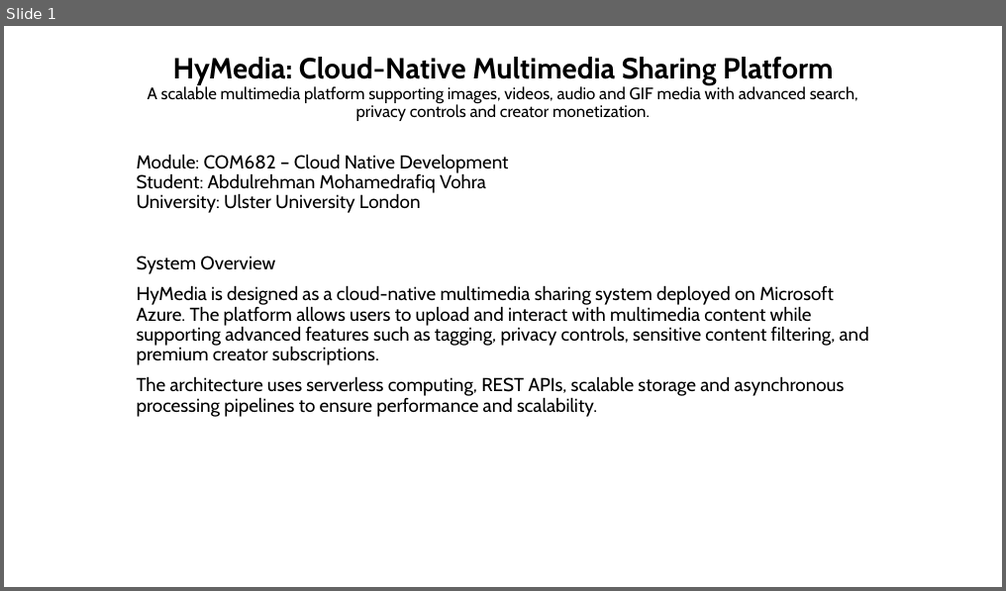
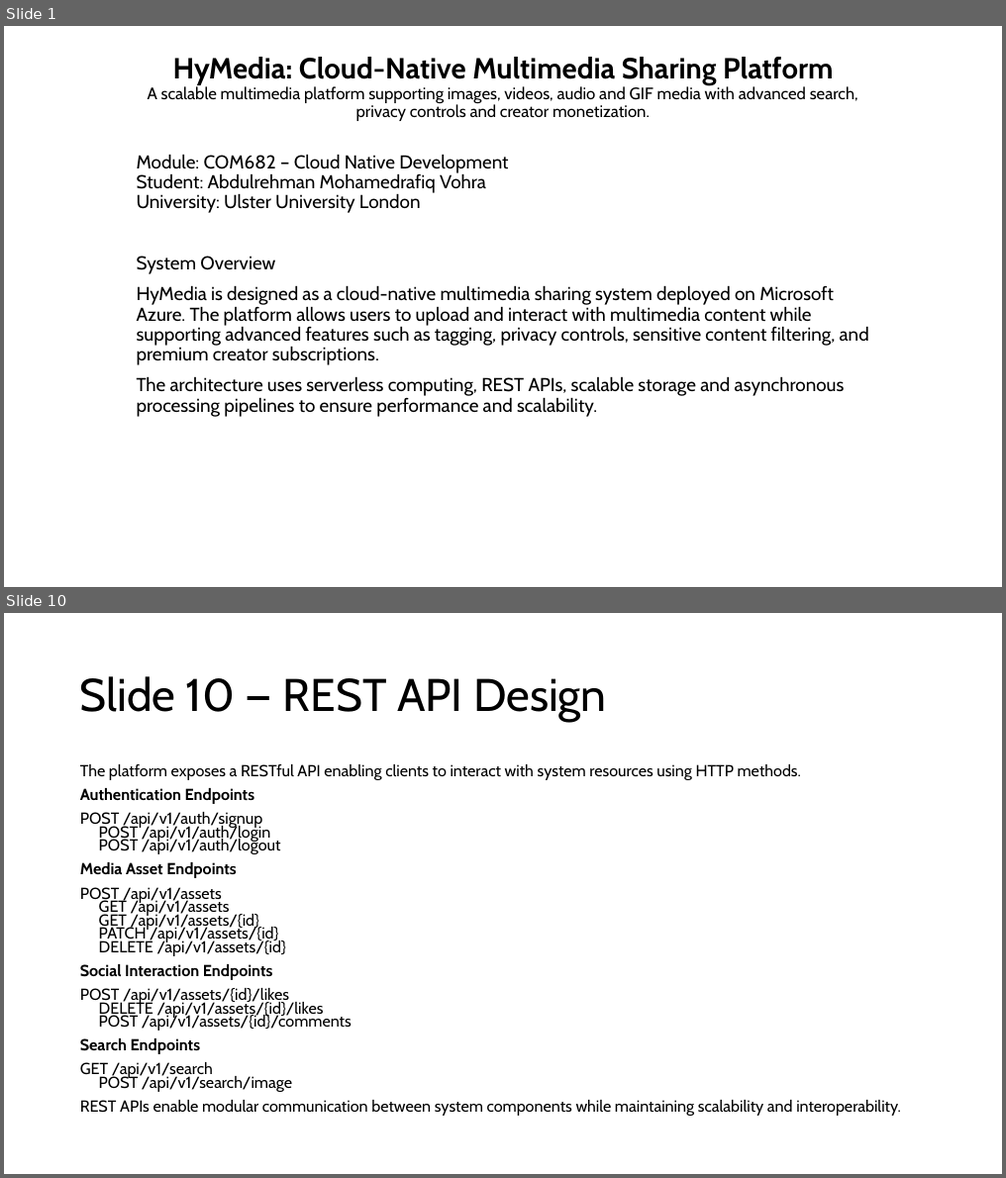
Before and after one commit to Abdulrehman-glitch/HyMedia, a slide deck: CW1_Submission.pptx. Shown one above the other, each under a label of ours: slide 1 before the commit, slides 1 and 10 after it; the slides between them are not shown. The pictures are 1006x591 and 1006x1178 pixels, drawn with LibreOffice and Linux fonts; fonts in the diff are those of the drawing. Boxes give left, top, right and bottom in pixels: in the first picture for what was removed or moved away, otherwise in the second. Text is boxed around its words. In the diff, an @@ line names an element or a change of style, - is before the commit and + after.

```diff
--- a/CW1_Submission.pptx
+++ b/CW1_Submission.pptx
@@ slide 10 added at (x1=4, y1=613, x2=1002, y2=1174), background #FFFFFF @@
@@ title added at (x1=80, y1=676, x2=607, y2=722), 44 pt, text #000000 @@
+Slide 10 — REST API Design
@@ text added at (x1=80, y1=764, x2=901, y2=1116), 15.4 pt, text #000000 @@
+The platform exposes a RESTful API enabling clients to interact with system resources using HTTP methods.
+Authentication Endpoints
+POST /api/v1/auth/signup
+POST /api/v1/auth/login
+POST /api/v1/auth/logout
+Media Asset Endpoints
+POST /api/v1/assets
+GET /api/v1/assets
+GET /api/v1/assets/{id}
+PATCH /api/v1/assets/{id}
+DELETE /api/v1/assets/{id}
+Social Interaction Endpoints
+POST /api/v1/assets/{id}/likes
+DELETE /api/v1/assets/{id}/likes
+POST /api/v1/assets/{id}/comments
+Search Endpoints
+GET /api/v1/search
+POST /api/v1/search/image
+REST APIs enable modular communication between system components while maintaining scalability and interoperability.
```
Also in this commit, not shown: 13 other slides added.
